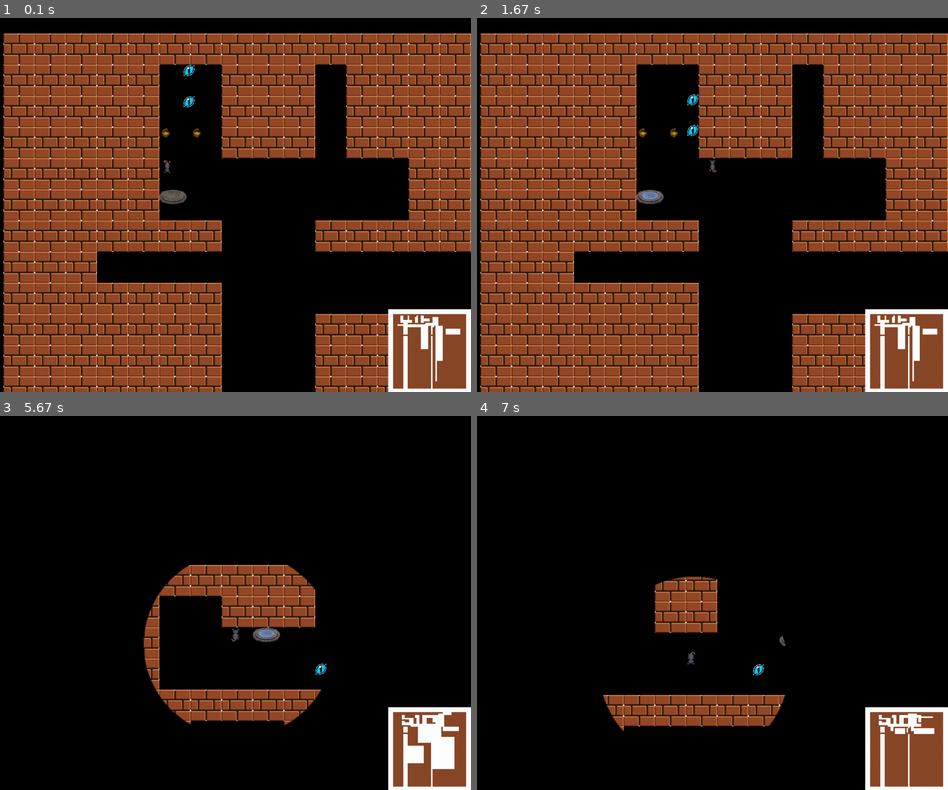
Above: before the commit, frames 1-4 (two rows, left to right).
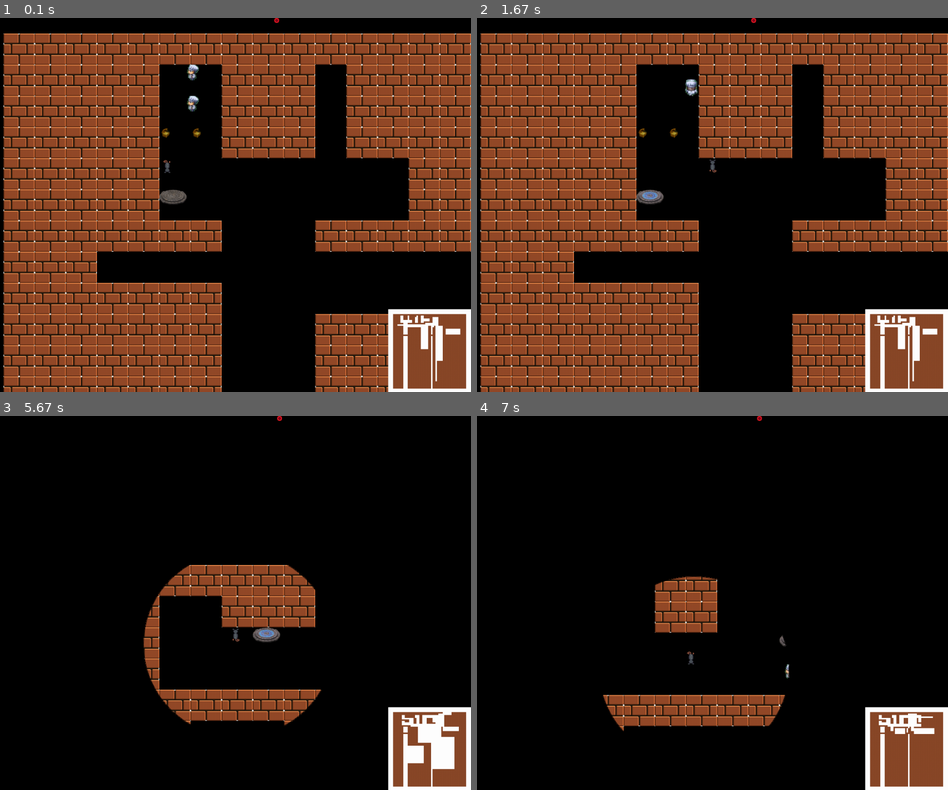
Above: after the commit, the same moments.

Repository: yichong96/PythonGame
Game: pygame game, started from Maze_v3.py
The game is run twice, just before and just after one commit, with the same random seed, the same clock (stepped at 60 frames per second) and the same inputs.
Inputs:
- Up to frame 1 (0.1 s): no input
- Up to frame 2 (1.67 s): hold Right 0.33-0.8 s; hold Up 0.83-1.13 s; hold Up 1.17-1.63 s
- Up to frame 3 (5.67 s): hold Left 1.67-2.2 s; hold Down 2.23-2.53 s; hold Left 2.57-2.97 s; hold Up 3-3.37 s; hold Right 3.4-4.03 s; hold Down 4.07-4.43 s; hold Left 4.47-4.93 s; hold Right 4.97-5.43 s; hold Up from 5.47 s (still down)
- Up to frame 4 (7 s): release Up at 5.77 s; hold Right 5.8-6.27 s; hold Left 6.3-6.83 s; hold Down from 6.87 s (still down)

The runs differ from the first frame. In frame 1, 0.2% of the frame differs, in the area x 38-60%, y 0-26%; in frame 2, 0.2%, in the area x 44-60%, y 0-32%; in frame 3, less than 0.1%; in frame 4, 0.1%.

Commit message:
Updated chef animation

Diff:
--- a/Maze_v3.py
+++ b/Maze_v3.py
@@ -92,6 +92,10 @@
         self.rect.x = x
         self.rect.y = y
 
+    def set_absolute_position(self, x, y):
+        self.abs_x = x
+        self.abs_y = y
+
     # update function, every loop this function will be called
     def update(self, collidable = pygame.sprite.Group(), treasures = pygame.sprite.Group(),\
                portal = pygame.sprite.Group()):
@@ -169,19 +173,19 @@
         if self.direction == 'E':
             self.image = self.imageLists['east'][self.walkCount // 4]
         elif self.direction == 'N':
-            self.image = self.imageLists['north'][self.walkCount // 6]
+            self.image = self.imageLists['north'][self.walkCount // 4]
         elif self.direction == 'NE':
-            self.image = self.imageLists['northeast'][self.walkCount // 6]
+            self.image = self.imageLists['northeast'][self.walkCount // 4]
         elif self.direction == 'NW':
-            self.image = self.imageLists['northwest'][self.walkCount // 6]
+            self.image = self.imageLists['northwest'][self.walkCount // 4]
         elif self.direction == 'S':
-            self.image = self.imageLists['south'][self.walkCount // 6]
+            self.image = self.imageLists['south'][self.walkCount // 4]
         elif self.direction == 'SE':
-            self.image = self.imageLists['southeast'][self.walkCount // 6]
+            self.image = self.imageLists['southeast'][self.walkCount // 4]
         elif self.direction == 'SW':
-            self.image = self.imageLists['southwest'][self.walkCount // 6]
+            self.image = self.imageLists['southwest'][self.walkCount // 4]
         elif self.direction == 'W':
-            self.image = self.imageLists['west'][self.walkCount // 6]
+            self.image = self.imageLists['west'][self.walkCount // 4]
 
     def isCollided(self, collidable):
         # Find sprites in a group that intersect another sprite.
@@ -232,17 +236,21 @@
                 return True
 
 class Enemy(pygame.sprite.Sprite):
-    def __init__(self, x, y):
+    def __init__(self, x, y, imageLists):
 
         super().__init__()
 
-        self.image = pygame.image.load('enemyA.png')
+        self.imageLists = imageLists
+        self.image = self.imageLists['down'][0]
+
         self.rect = self.image.get_rect()
 
         self.rect.x = x
         self.rect.y = y
-        self.speed = 3
+
+        self.speed = 2
         self.direction = random.choice(["up", "down", "left", "right"])
+        self.walkCount = 0
 
     def set_position(self, x, y):
         self.rect.x = x
@@ -273,8 +281,25 @@
             self.dx = 0
             self.dy = 0
 
+        self.walkAnimation()
+
         self.rect.x += self.dx
         self.rect.y += self.dy
+
+    def walkAnimation(self):
+        self.walkCount += 1
+        if self.walkCount >= 12:
+            self.walkCount = 0
+
+        if self.direction == 'up':
+            self.image = self.imageLists['up'][self.walkCount // 4]
+        elif self.direction == 'down':
+            self.image = self.imageLists['down'][self.walkCount // 4]
+        elif self.direction == 'left':
+            self.image = self.imageLists['left'][self.walkCount // 4]
+        elif self.direction == 'right':
+            self.image = self.imageLists['right'][self.walkCount // 4]
+
 
     def isCollided(self, collidable):
         # check for any enemy collision with walls_Group, if there is a collision, set the
@@ -305,7 +330,8 @@
                 self.direction = random.choice(["down", "left", "right"])
 
     def shift_world(self, shift_x, shift_y):
-        self.set_position(self.rect.x + shift_x, self.rect.y + shift_y)
+        self.rect.x += shift_x
+        self.rect.y += shift_y
 
 class Wall(pygame.sprite.Sprite):
 
@@ -397,6 +423,28 @@
         self.rect.x = x
         self.rect.y = y
 
+class MiniPlayer (object):
+    def __init__(self, player_abs_x = 0, player_abs_y = 0, win_width = 1024, win_height = 768):
+
+        super().__init__()
+
+        self.image = pygame.image.load('images/features/miniPlayer.png')
+        self.rect = self.image.get_rect()
+        self.win_width = win_width
+        self.win_height = win_height
+
+        self.update(player_abs_x, player_abs_y)
+
+    def update(self, player_abs_x, player_abs_y):
+        mini_x = 150 / (64 * 50) * player_abs_x
+        mini_y = 150 / (64 * 50) * player_abs_y
+        self.rect.x = self.win_width - 160 + mini_x
+        self.rect.x = self.win_height - 160 + mini_y
+
+    def draw(self, window):
+        window.blit(self.image, (self.rect.x, self.rect.y))
+
+
 class Fog(pygame.sprite.Sprite):
     def __init__(self):
 
@@ -411,14 +459,14 @@
 
 # Initialize all objects relevant to the game.
 def create_instances():
-    global current_level, running, player, player_group, miniMap, miniWalls_group, fog_group
+    global current_level, running, player, player_group, miniMap, miniPlayer, miniWalls_group, fog_group
     global walls_group, enemies_group, treasures_group, portal_group
     global win_width, win_height
 
     current_level = 0
     running = True
 
-    player = Player(imageLists = ratLists)
+    player = Player(imageLists = ratImageLists)
     player_group = pygame.sprite.Group()
     player_group.add(player)
 
@@ -432,6 +480,7 @@
     fog_group.add(Fog())
 
     miniMap = MiniMap(win_width, win_height)
+    miniPlayer = MiniPlayer()
 
 def run_viewbox(player_x, player_y):
     global player, walls_Group, enemies_Group, treasures_group, portal_group
@@ -637,7 +686,7 @@
     levels = [level_1, level_2, level_3]
 
 def setup_maze(current_level):
-    global levels, player, walls_group, enemies_group, treasures_group, portal_group
+    global levels, player, walls_group, enemies_group, treasures_group, portal_group, miniPlayer
     global win_height, win_width
 
     for y in range(len(levels[current_level])):
@@ -653,10 +702,12 @@
 
             elif character == "P":
                 player.set_position(pos_x, pos_y)
+                player.set_absolute_position(pos_x, pos_y)
+                miniPlayer.update(pos_x, pos_y)
 
             elif character == "E":
                 #Update enemy coordinates
-                enemies_group.add(Enemy(pos_x, pos_y))
+                enemies_group.add(Enemy(pos_x, pos_y, chefImageLists))
 
             elif character == "T":
                 #Update treasure coordinates
@@ -691,8 +742,11 @@
 #######################################################################################
 
 # Load images
-ratLists = loadImageListInDict('images/rat')
+ratImageLists = loadImageListInDict('images/rat')
+chefImageLists = loadImageListInDict('images/chef')
+
 portalList = loadImageInList('images/portal')
+
 
 # Initialise the maze
 create_instances()
@@ -732,6 +786,9 @@
     # update fog field
     fog_group.update(player.rect.x, player.rect.y)
 
+    # update miniPlayer icon in minimap
+    miniPlayer.update(player.abs_x, player.abs_y)
+
     # Update viewbox
     run_viewbox(player.rect.x, player.rect.y)
 
@@ -752,6 +809,7 @@
 
     miniMap.draw(window)
     miniWalls_group.draw(window)
+    miniPlayer.draw(window)
 
     # Delay & Update Screen
     clock.tick(fps)
Renamed: images/Chef/Chef_front/chef_straight_1.png -> images/chef/down/chef_straight_1.png
Renamed: images/Chef/Chef_front/chef_straight_2.png -> images/chef/down/chef_straight_2.png
Renamed: images/Chef/Chef_front/chef_straight_3.png -> images/chef/down/chef_straight_3.png
Renamed: images/Chef/Chef_left_side/Chef_1_left.png -> images/chef/left/Chef_1_left.png
Renamed: images/Chef/Chef_left_side/Chef_2_left.png -> images/chef/left/Chef_2_left.png
Renamed: images/Chef/Chef_left_side/Chef_3_left.png -> images/chef/left/Chef_3_left.png
Renamed: images/Chef/Chef_right_side/Chef_1_right.png -> images/chef/right/Chef_1_right.png
Renamed: images/Chef/Chef_right_side/Chef_2_right.png -> images/chef/right/Chef_2_right.png
Renamed: images/Chef/Chef_right_side/Chef_3_right.png -> images/chef/right/Chef_3_right.png
Renamed: images/Chef/Chef_back_side/Chef_back_1.png -> images/chef/up/Chef_back_1.png
Renamed: images/Chef/Chef_back_side/Chef_back_2.png -> images/chef/up/Chef_back_2.png
Renamed: images/Chef/Chef_back_side/Chef_back_3.png -> images/chef/up/Chef_back_3.png
(and 1 more such lines)
